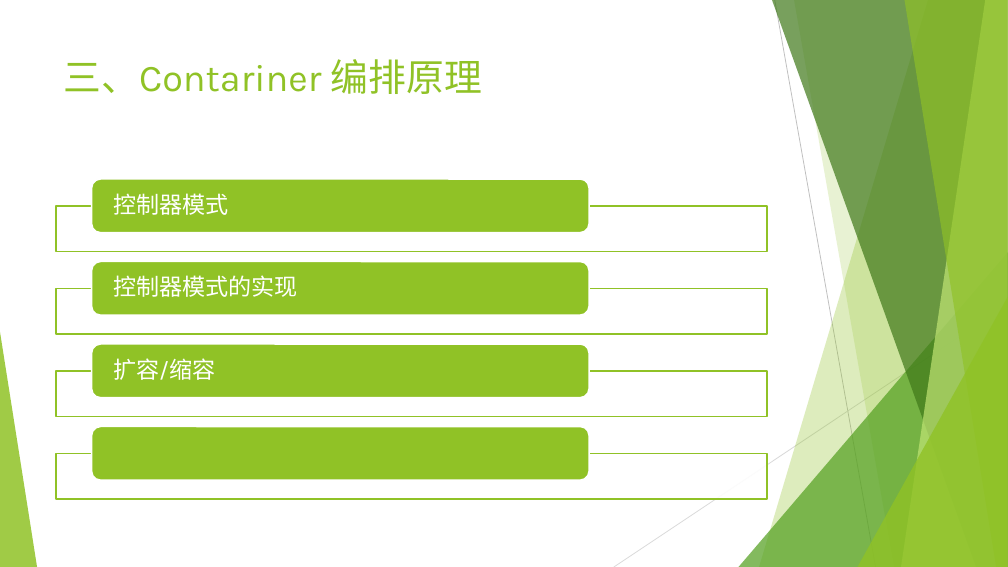
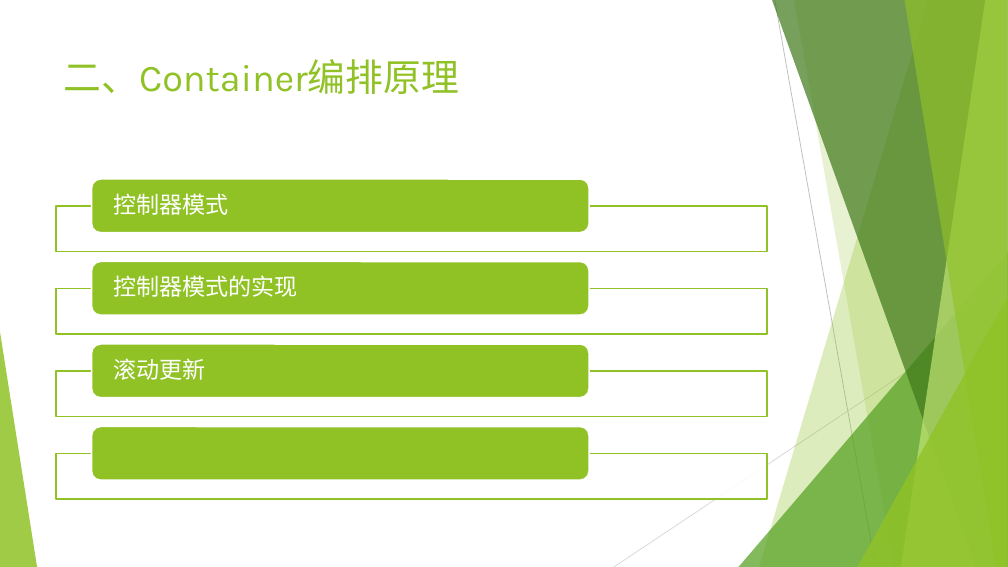
Before and after one commit to qinyudong89/qinyudong.github.io, a slide deck: slide 27 of _posts/k8s/Kubernetes原理.pptx (slide 14 before the commit). Drawn at 1008x567 pixels with LibreOffice and Linux fonts; fonts in the diff are those of the drawing. Boxes give left, top, right and bottom in pixels: in the first picture for what was removed or moved away, otherwise in the second. Text is boxed around its words. In the diff, an @@ line names an element or a change of style, - is before the commit and + after.

```diff
--- a/_posts/k8s/Kubernetes原理.pptx
+++ b/_posts/k8s/Kubernetes原理.pptx
@@ title at (64,59,460,94): text changed @@
-三、Contariner 编排原理
+二、Container编排原理
@@ text at (113,358,205,380): text changed @@
-扩容/缩容
+滚动更新
```
Also in this commit, not shown: 6 other slides changed, 14 slides added.
